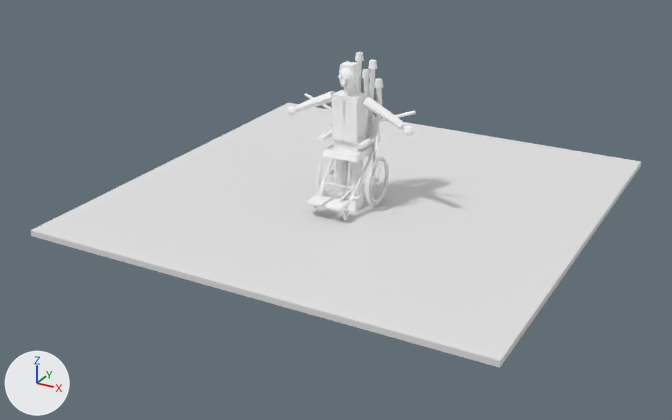
A saved change to the Blender file ArtSource/Pedestrians/Blender/PipebackRoller3D.blend.
Camera for both pictures: a camera (50 mm lens) standing at (4.79, -9.04, 4.39) and looking at (-0.1, -0.15, -0.05). Lighting does not change. The marker at lower left points along +X, +Y and +Z. The older version comes first.

Before the edit, the objects in view are built like this:
```python
me_acc_chairframe_mesh = bpy.data.meshes.new('ACC_ChairFrame_Mesh')
me_acc_chairframe_mesh.from_pydata(...)  # 96 vertices, 60 faces; spans x -0.255..0.255, y -0.482..0.201, z -0.464..0.431
me_acc_chairframe_mesh.materials.append(mat_mat_player3dlit)
me_clo_coatfront_r_mesh = bpy.data.meshes.new('CLO_CoatFront.R_Mesh')
me_clo_coatfront_r_mesh.from_pydata(...)  # 8 vertices, 6 faces; spans x -0.161..0.015, y -0.133..-0.091, z -0.3..0.182
me_clo_coatfront_r_mesh.materials.append(mat_mat_player3dlit)
me_previewground_mesh = bpy.data.meshes.new('PreviewGround_Mesh')
me_previewground_mesh.from_pydata(...)  # a box spanning x -2.75..2.75, y -2.4..3.1, z -0.07..0.0
me_previewground_mesh.materials.append(mat_mat_previewground)  # white #e7e7e7
ob_acc_chairframe = bpy.data.objects.new('ACC_ChairFrame', me_acc_chairframe_mesh)
ob_acc_chairframe.parent = ob_root_player
ob_acc_chairframe.location = (0.0, 0.02, 0.6)
_m = ob_acc_chairframe.modifiers.new('Triangulate', 'TRIANGULATE')
_m.quad_method = 'FIXED'
_m.ngon_method = 'CLIP'
ob_clo_coatfront_r = bpy.data.objects.new('CLO_CoatFront.R', me_clo_coatfront_r_mesh)
ob_clo_coatfront_r.location = (0.0, 0.0, 1.12)
_m = ob_clo_coatfront_r.modifiers.new('Triangulate', 'TRIANGULATE')
_m.quad_method = 'FIXED'
_m.ngon_method = 'CLIP'
ob_previewground = bpy.data.objects.new('PreviewGround', me_previewground_mesh)
ob_previewground.location = (0.0, 0.0, 0.0)
```
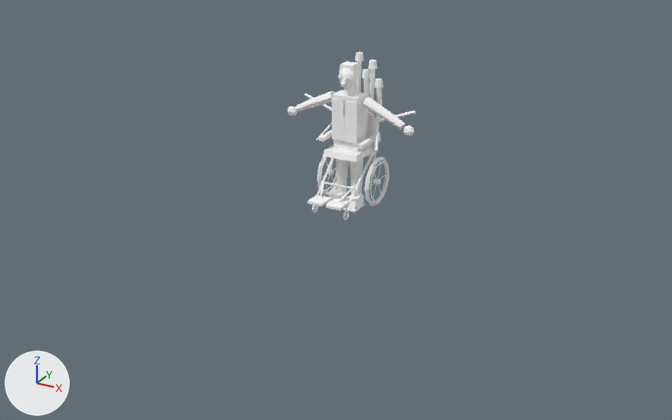
The change, as a diff of the scene's bpy script:
```diff
--- a/ArtSource/Pedestrians/Blender/PipebackRoller3D.blend.py
+++ b/ArtSource/Pedestrians/Blender/PipebackRoller3D.blend.py
@@ ob_previewground @@
-ob_previewground = bpy.data.objects.new('PreviewGround', me_previewground_mesh)
-ob_previewground.location = (0.0, 0.0, 0.0)
```

What differs and where, as boxes [x1, y1, x2, y2] in the pictures (672 x 420 px):
'PreviewGround', deleted: before [31, 103, 641, 368]
